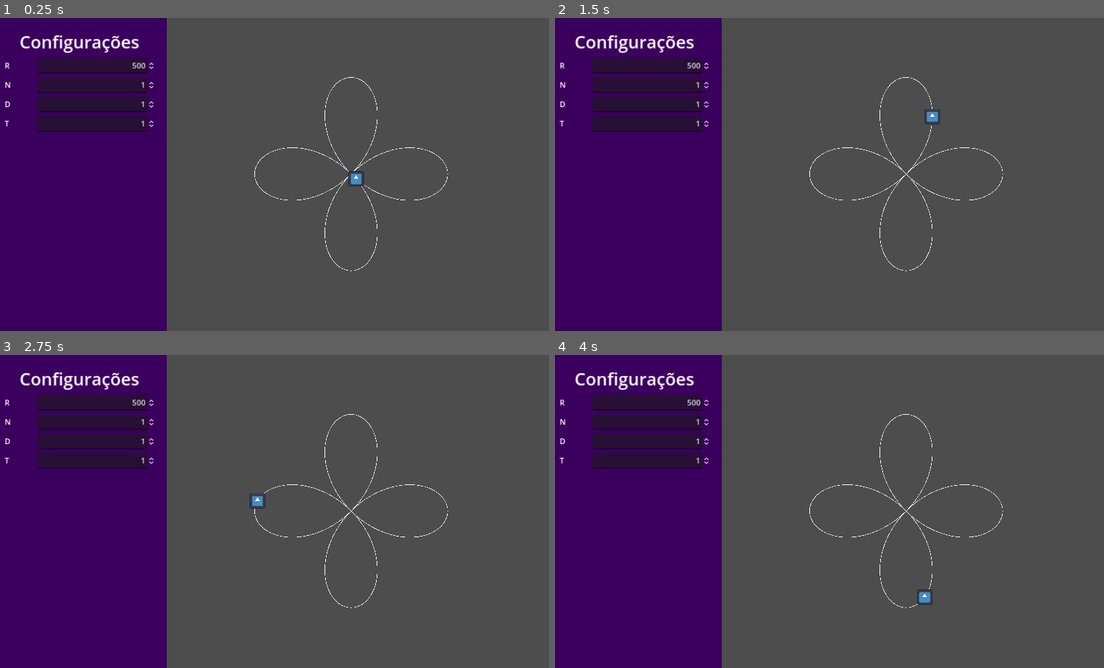
Above: before the commit, frames 1-4 (two rows, left to right).
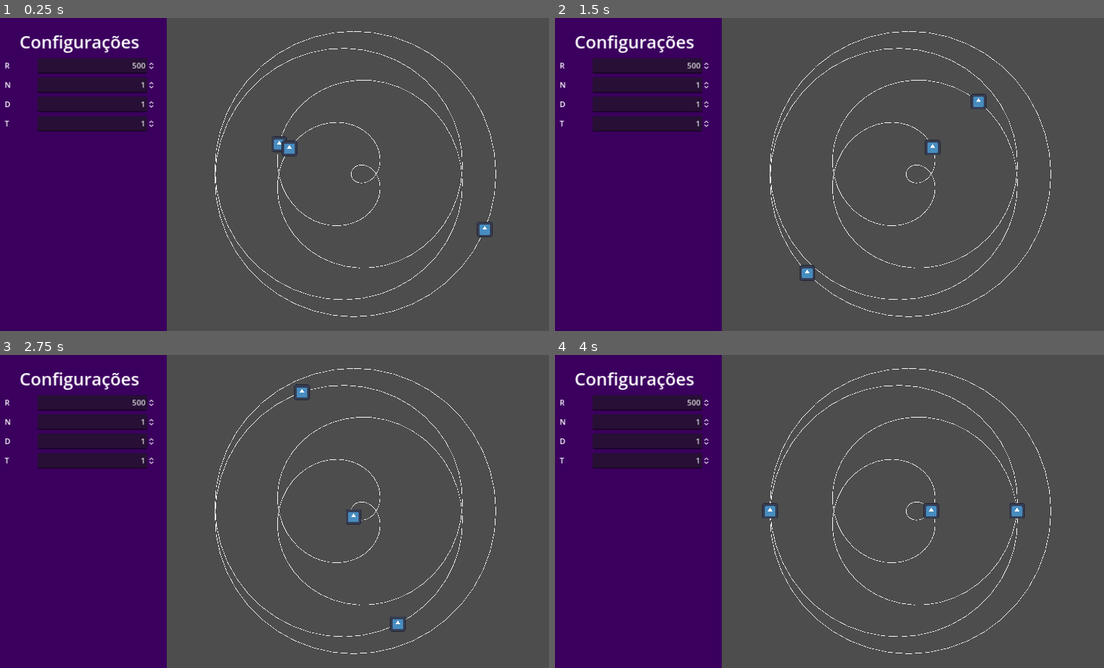
Above: after the commit, the same moments.

Repository: pmatos2000/godot_study
Game: Godot game, scene res://main.tscn
Same seed, same stepped clock (60 frames per second), same inputs: the game is played once before the commit and once after it. The engine's default icon, where the game draws it, is replaced by a stand-in: a white triangle on a blue panel in a dark square.
Inputs:
- Up to frame 1 (0.25 s): no input
- Up to frame 2 (1.5 s): no input
- Up to frame 3 (2.75 s): no input
- Up to frame 4 (4 s): no input

The runs differ from the first frame. In frame 1, 1.3% of the frame differs, in the area x 39-91%, y 4-96%; in frame 2, 1.3%; in frame 3, 1.3%; in frame 4, 1.3%.

Commit message:
tratamento mdc

Diff:
--- a/rose-curve/main.gd
+++ b/rose-curve/main.gd
@@ -5,7 +5,8 @@
 @export_range(100, 2000, 100) var r: float = 200
 @export_range(1, 9) var n: int = 1
 @export_range(1, 9) var d: int = 1
-@export var velocidade_angular: float = 1
+@export var multiplicador_velocidade: float = 0.25
+
 
 @export_group("Parâmetros Elementos")
 @export var cena_elemento: PackedScene = null
@@ -19,8 +20,8 @@
 const NOME_GRUPO_ELEMENTO: StringName = "ELEMENTO"
 const NOME_GRUPO_LINHAS: StringName = "LINHAS"
 
-var k: float = 0 # Frequencia
-var periodo: float = 0
+var k: float = 0.0 # Frequencia
+var tempo_maximo: float = 0.0
 
 func _ready() -> void:
 	criar_filhos()
@@ -30,15 +31,18 @@
 	atualizar_elementos(delta)
 
 func obter_posicao(tempo: float) -> Vector2:
-	var angulo = velocidade_angular * tempo
+	var angulo = multiplicador_velocidade * 2 * PI * tempo / n
 	var x = r * cos(k * angulo) * cos(angulo)
 	var y = r * cos(k * angulo) * sin(angulo)
 	return Vector2(x, y)
 
 
 func criar_filhos() -> void:
+	var _mdc: int = mdc(n, d)
+	n = n / _mdc
+	d = d / _mdc
 	k =  float(n) / d
-	periodo = 1 / k
+	tempo_maximo = n * d / multiplicador_velocidade
 	criar_elementos()
 	criar_linhas()
 
@@ -53,10 +57,9 @@
 		linhas.add_to_group(NOME_GRUPO_LINHAS)
 		linhas.width = 1
 		linhas.z_index = -1
-		print(periodo)
-		var delta_tempo: float = periodo/quantiade_segmento
-		for tempo in Vector3(0, periodo + delta_tempo, delta_tempo):
-			var posicao = obter_posicao(2 * PI * k * tempo)
+		var delta_tempo: float = tempo_maximo / quantiade_segmento
+		for tempo in Vector3(0, tempo_maximo + delta_tempo, delta_tempo):
+			var posicao = obter_posicao(tempo)
 			linhas.add_point(posicao)
 
 		add_child(linhas)
@@ -70,7 +73,7 @@
 
 	for i in quantidade:
 		var node: Node2D = cena_elemento.instantiate()
-		var tempo: float =  1.0 / quantidade
+		var tempo: float =  i * tempo_maximo / quantidade
 		node.set_meta(NOME_META_TEMPO, tempo)
 		node.position = obter_posicao(tempo)
 		node.add_to_group(NOME_GRUPO_ELEMENTO)
@@ -85,3 +88,8 @@
 		tempo += delta
 		node.set_meta(NOME_META_TEMPO, tempo)
 		node.position = obter_posicao(tempo)
+
+func mdc(x: int, y: int) -> int:
+	if y == 0:
+		return x
+	return mdc(y, x % y)
--- a/rose-curve/main.tscn
+++ b/rose-curve/main.tscn
@@ -8,10 +8,11 @@
 [node name="Node2D" type="Node2D" parent="."]
 position = Vector2(742, 323)
 script = ExtResource("1_ubtba")
-n = 2
-velocidade_angular = null
+r = 300.0
+d = 9
+multiplicador_velocidade = null
 cena_elemento = ExtResource("2_f6xh1")
-quantidade = 2
+quantidade = 3
 quantiade_segmento = 400
 
 [node name="UI" type="Control" parent="."]
